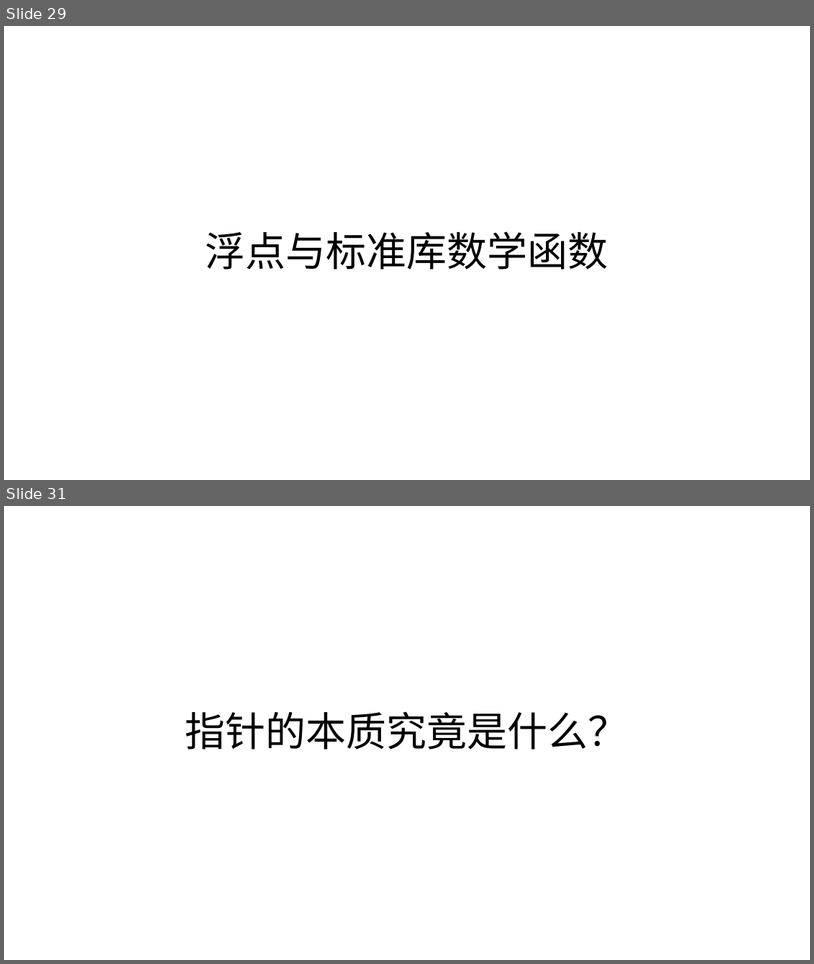
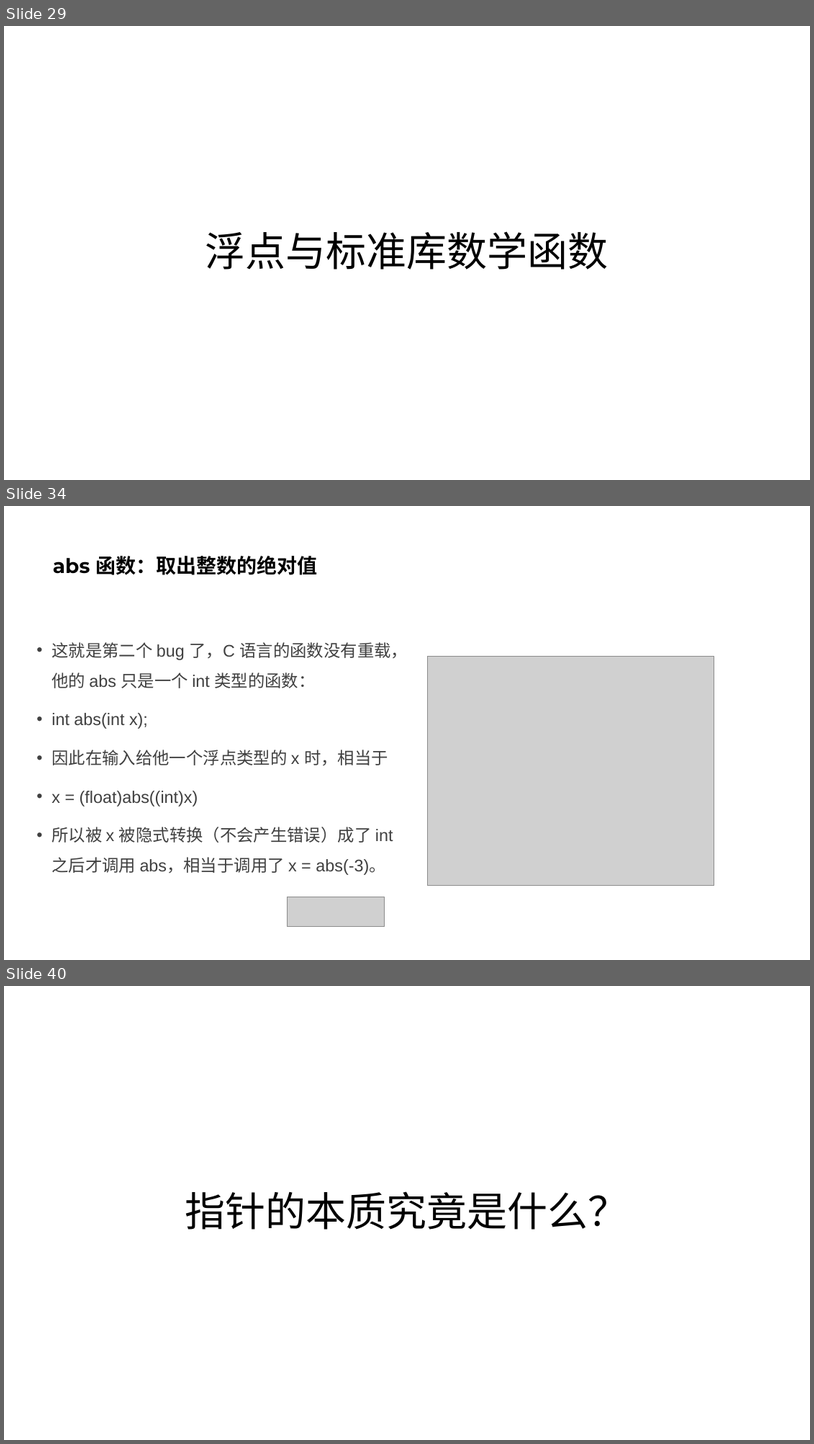
Before and after one commit to parallel101/course, a slide deck: 12/slides.pptx. Shown one above the other, each under a label of ours: slides 29 and 31 before the commit, slides 29, 34 and 40 after it; the slides between them are not shown. The pictures are 814x964 and 814x1444 pixels, drawn with LibreOffice and Linux fonts; fonts in the diff are those of the drawing; grey boxes stand for pictures. Boxes give left, top, right and bottom in pixels: in the first picture for what was removed or moved away, otherwise in the second. Text is boxed around its words. In the diff, an @@ line names an element or a change of style, - is before the commit and + after.

```diff
--- a/12/slides.pptx
+++ b/12/slides.pptx
@@ slide 34 added at (x1=4, y1=506, x2=810, y2=960), background #FFFFFF @@
@@ title added at (x1=53, y1=556, x2=317, y2=575), 24 pt, text #000000, bold @@
+abs 函数：取出整数的绝对值
@@ text added at (x1=52, y1=642, x2=409, y2=875), 20 pt, text #404040 @@
+• 这就是第二个 bug 了，C 语言的函数没有重载，他的 abs 只是一个 int 类型的函数：
+• int abs(int x);
+• 因此在输入给他一个浮点类型的 x 时，相当于
+• x = (float)abs((int)x)
+• 所以被 x 被隐式转换（不会产生错误）成了 int 之后才调用 abs，相当于调用了 x = abs(-3)。
@@ picture added at (x1=427, y1=656, x2=715, y2=885) @@
@@ picture added at (x1=288, y1=897, x2=385, y2=926) @@
@@ what was slide 31 is now slide 40 @@
```
Also in this commit, not shown: 1 slide changed, 9 other slides added, 1 slide removed, 16 other files.
